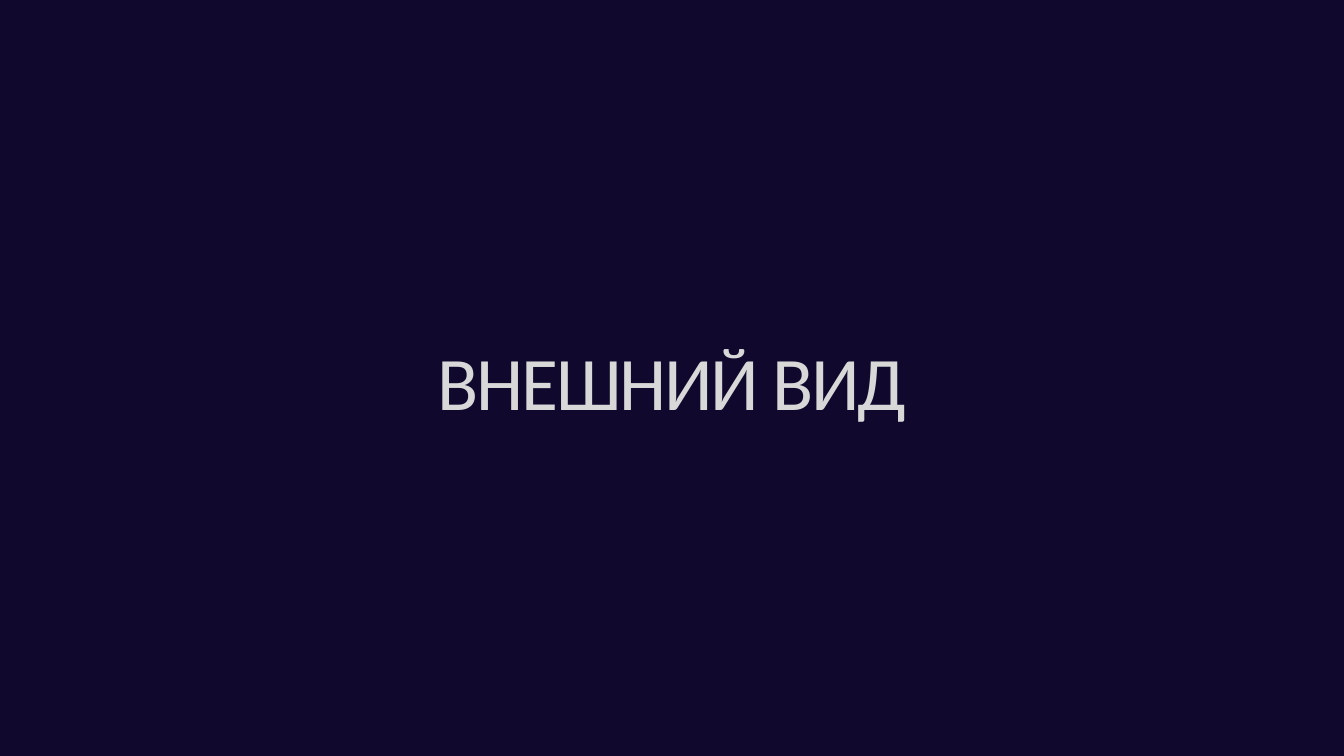
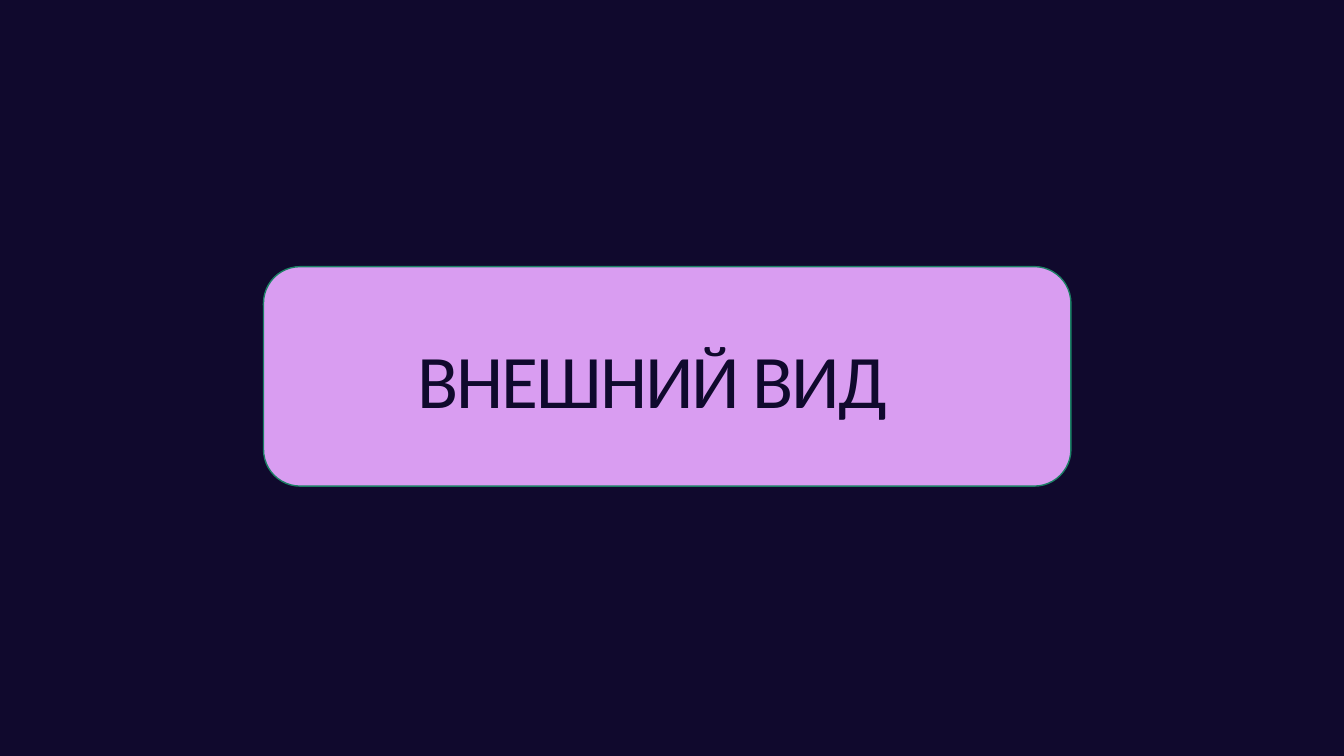
Before and after one commit to Upiter26/NumSysCalc, a slide deck: slide 7 of Presentation — копия.odp (slide 8 before the commit). Drawn at 1344x756 pixels with LibreOffice and Linux fonts; fonts in the diff are those of the drawing. Boxes give left, top, right and bottom in pixels: in the first picture for what was removed or moved away, otherwise in the second. Text is boxed around its words. In the diff, an @@ line names an element or a change of style, - is before the commit and + after.

```diff
--- a/Presentation — копия.odp
+++ b/Presentation — копия.odp
@@ freeform shape added at [263, 267, 1071, 487], fill #D99DF1, outline #1B8065 0.99 pt @@
@@ title "ВНЕШНИЙ ВИД": place and size @@
-title "ВНЕШНИЙ ВИД" at [437, 349, 906, 422]
+title "ВНЕШНИЙ ВИД" at [418, 347, 887, 420]
@@ title "ВНЕШНИЙ ВИД" at [418, 347, 887, 420]: text colour #D8D8D8 to #10092D @@
```
Also in this commit, not shown: 8 other slides changed, 1 slide added, 2 slides removed.
